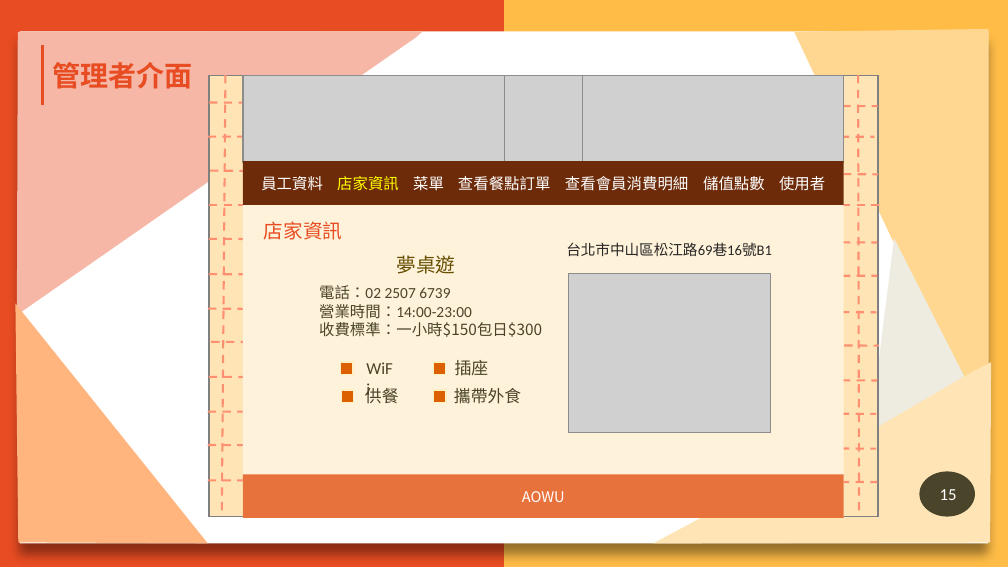
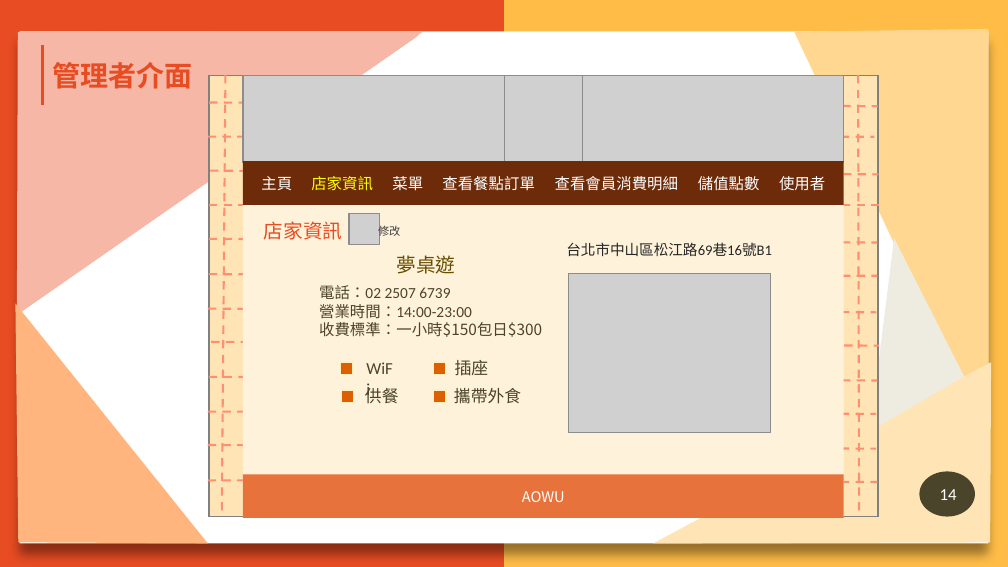
Before and after one commit to N1066442/board-game, a slide deck: slide 14 of 第109408組-AOWU桌遊GO-ppt.pptx (slide 15 before the commit). Drawn at 1008x567 pixels with LibreOffice and Linux fonts; fonts in the diff are those of the drawing; grey boxes stand for pictures; background and template pictures are left out. Boxes give left, top, right and bottom in pixels: in the first picture for what was removed or moved away, otherwise in the second. Text is boxed around its words. In the diff, an @@ line names an element or a change of style, - is before the commit and + after.

```diff
--- a/第109408組-AOWU桌遊GO-ppt.pptx
+++ b/第109408組-AOWU桌遊GO-ppt.pptx
@@ text removed at (261,176,323,191) @@
-員工資料
@@ text added at (261,176,292,190), 11 pt, text #FFFFFF @@
+主頁
@@ text "店家資訊": place and size @@
-text "店家資訊" at (337,176,399,190)
+text "店家資訊" at (311,176,373,191)
@@ text "菜單": place and size @@
-text "菜單" at (413,176,444,191)
+text "菜單" at (392,176,423,191)
@@ text "查看餐點訂單": place and size @@
-text "查看餐點訂單" at (458,176,551,191)
+text "查看餐點訂單" at (442,176,535,191)
@@ text "查看會員消費明細": place and size @@
-text "查看會員消費明細" at (565,176,688,191)
+text "查看會員消費明細" at (555,176,678,191)
@@ text "儲值點數": place and size @@
-text "儲值點數" at (703,176,765,191)
+text "儲值點數" at (698,176,760,190)
@@ picture added at (349,214,380,245) @@
@@ text added at (378,223,400,238), 8 pt, text #404040 @@
+修改
@@ page number at (940,489,957,500): text changed @@
-15
+14
```
Also in this commit, not shown: 6 other slides changed, 1 slide removed.
